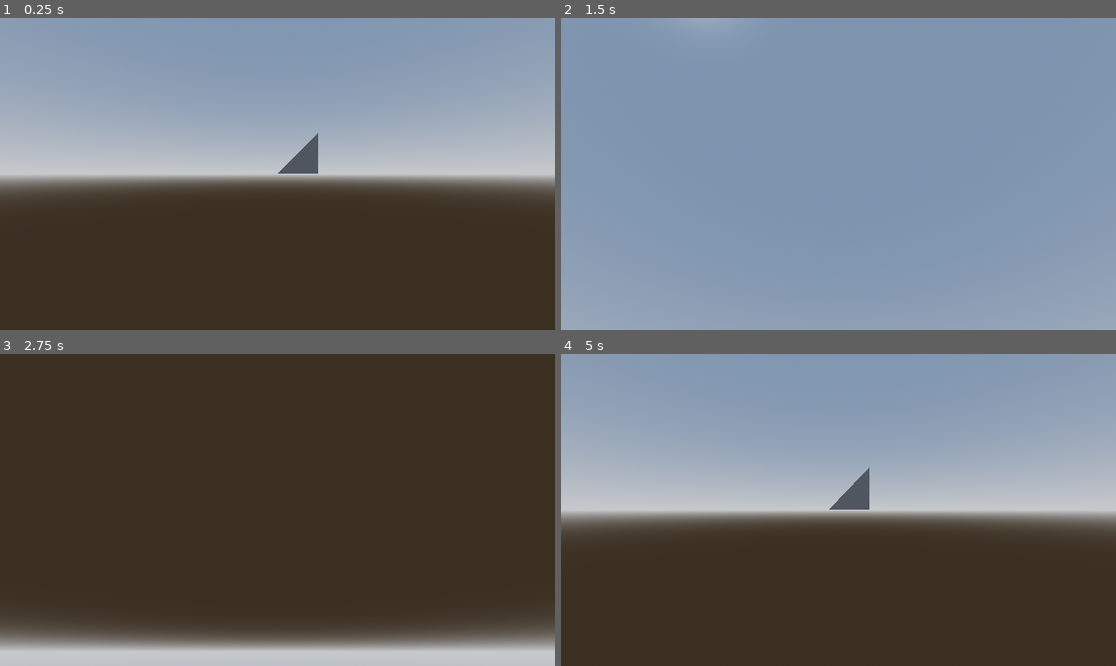
Above: before the commit, frames 1-4 (two rows, left to right).
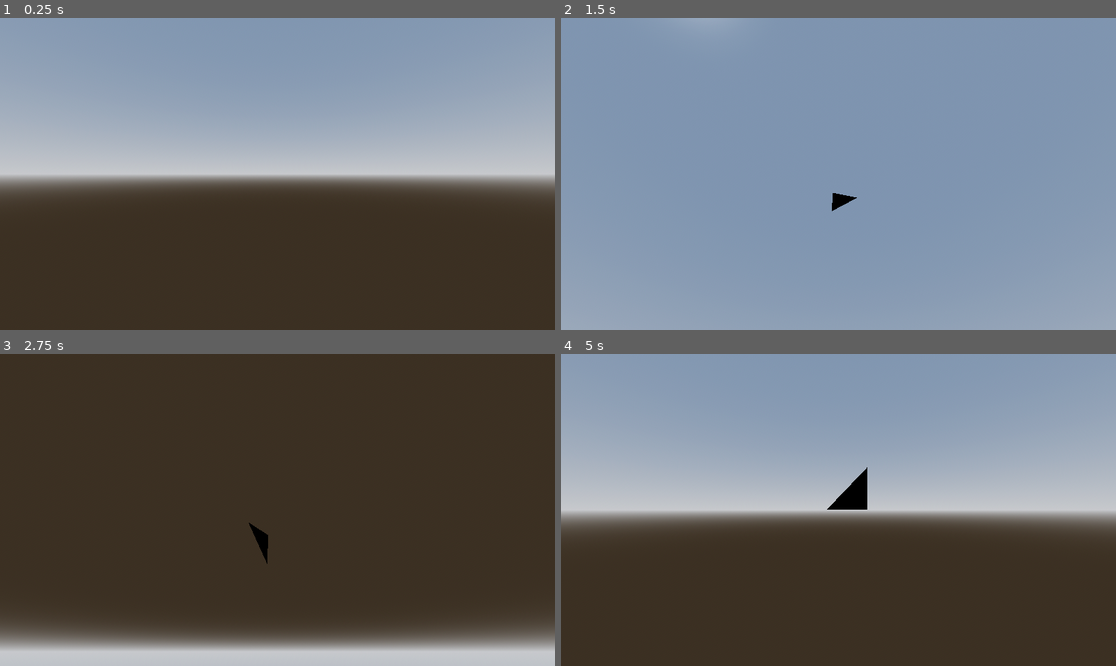
Above: after the commit, the same moments.

Repository: Shirtsy/mesh-tests
Game: Godot game, scene res://scenes/mesh_test_1/mesh_test_2.tscn
Two runs of this game, one before a commit and one after it. Both use one fixed random seed, a clock stepped at 60 frames per second and the inputs below.
Inputs:
- Up to frame 1 (0.25 s): no input
- Up to frame 2 (1.5 s): tap Enter at 0.5 s; hold D (right) 0.53-1.28 s; tap E (left_click) at 0.6 s; hold S (down) from 1.28 s (still down); tap Q (right_click) at 1.35 s
- Up to frame 3 (2.75 s): release S (down) at 2.03 s; hold D (right) from 2.03 s (still down); tap E (left_click) at 2.1 s
- Up to frame 4 (5 s): release D (right) at 2.78 s; hold W (up) 2.78-3.53 s; tap Q (right_click) at 2.85, 4.35 s; hold A (left) from 3.53 s (still down); tap E (left_click) at 3.6 s

The runs differ from the first frame. In frame 1, 0.5% of the frame differs, in the area x 50-58%, y 36-50%; in frame 2, 0.1%; in frame 3, 0.2%; in frame 4, 0.5%, in the area x 47-56%, y 36-50%.

Commit message:
Added wire shader

Diff:
--- a/scenes/mesh_test_1/mesh_test_1.tscn
+++ b/scenes/mesh_test_1/mesh_test_1.tscn
@@ -1,7 +1,8 @@
-[gd_scene load_steps=6 format=3 uid="uid://cv7aj5m0glpj3"]
+[gd_scene load_steps=8 format=3 uid="uid://cv7aj5m0glpj3"]
 
 [ext_resource type="Script" uid="uid://cs2w0y2bjr6on" path="res://scenes/mesh_test_1/smol_mesh.gd" id="1_ckogf"]
 [ext_resource type="Script" uid="uid://c6vx63nmus2s8" path="res://scenes/mesh_test_1/camera_pivot.gd" id="2_hhcjo"]
+[ext_resource type="Shader" uid="uid://crroawhqg5dkn" path="res://wire.gdshader" id="2_oswoe"]
 
 [sub_resource type="ProceduralSkyMaterial" id="ProceduralSkyMaterial_n37tv"]
 sky_horizon_color = Color(0.64625, 0.65575, 0.67075, 1)
@@ -15,6 +16,12 @@
 sky = SubResource("Sky_ba244")
 tonemap_mode = 2
 glow_enabled = true
+
+[sub_resource type="ShaderMaterial" id="ShaderMaterial_l8ih8"]
+render_priority = 0
+shader = ExtResource("2_oswoe")
+shader_parameter/albedo = Color(0, 0, 0, 1)
+shader_parameter/outline_width = 3.0
 
 [node name="MeshTest1" type="Node3D"]
 
@@ -32,6 +39,7 @@
 transform = Transform3D(1, 0, 0, 0, 1, 0, 0, 0, 1, 0, 0, 3)
 
 [node name="SmolMesh" type="MeshInstance3D" parent="."]
+material_override = SubResource("ShaderMaterial_l8ih8")
 script = ExtResource("1_ckogf")
 radius = 0.5
 subdivisions = 100
--- a/scenes/mesh_test_1/mesh_test_2.tscn
+++ b/scenes/mesh_test_1/mesh_test_2.tscn
@@ -1,6 +1,7 @@
-[gd_scene load_steps=7 format=3 uid="uid://cudhn5x3jmahf"]
+[gd_scene load_steps=9 format=3 uid="uid://cudhn5x3jmahf"]
 
 [ext_resource type="Script" uid="uid://c1lpsets2p1bs" path="res://scripts/quad_planet.gd" id="1_r87kv"]
+[ext_resource type="Shader" uid="uid://crroawhqg5dkn" path="res://wire.gdshader" id="1_tnro2"]
 [ext_resource type="Script" uid="uid://c6vx63nmus2s8" path="res://scenes/mesh_test_1/camera_pivot.gd" id="2_tnro2"]
 
 [sub_resource type="ProceduralSkyMaterial" id="ProceduralSkyMaterial_n37tv"]
@@ -15,6 +16,12 @@
 sky = SubResource("Sky_ba244")
 tonemap_mode = 2
 glow_enabled = true
+
+[sub_resource type="ShaderMaterial" id="ShaderMaterial_is6cx"]
+render_priority = 0
+shader = ExtResource("1_tnro2")
+shader_parameter/albedo = Color(0, 0, 0, 1)
+shader_parameter/outline_width = 3.0
 
 [sub_resource type="FastNoiseLite" id="FastNoiseLite_oj12t"]
 
@@ -31,6 +38,7 @@
 transform = Transform3D(1, 0, 0, 0, 1, 0, 0, 0, 1, 0.0673636, -0.0517887, 0.854631)
 
 [node name="QuadPlanet" type="MeshInstance3D" parent="." node_paths=PackedStringArray("marker")]
+material_override = SubResource("ShaderMaterial_is6cx")
 script = ExtResource("1_r87kv")
 radius = 0.5
 marker = NodePath("../Marker")
--- /dev/null
+++ b/wire.gdshader
@@ -0,0 +1,28 @@
+shader_type spatial;
+render_mode unshaded,wireframe,cull_disabled;
+
+uniform vec4 albedo : source_color = vec4(0.0,0.0,0.0,1.0);
+uniform float outline_width : hint_range(0.0, 10.0, 0.1) = 3.0;
+
+
+void vertex() {
+	vec4 clip_position = PROJECTION_MATRIX * (MODELVIEW_MATRIX * vec4(VERTEX, 1.0));
+	vec3 clip_normal = mat3(PROJECTION_MATRIX) * (mat3(MODELVIEW_MATRIX) * NORMAL);
+
+	vec2 offset = normalize(clip_normal.xy) / VIEWPORT_SIZE *
+		clip_position.w * outline_width * 2.0;
+
+
+
+	clip_position.xy += offset;
+
+	POSITION = clip_position;
+
+
+
+}
+
+
+void fragment() {
+	ALBEDO = albedo.rgb;
+}
Not shown, added: wire.gdshader.uid
